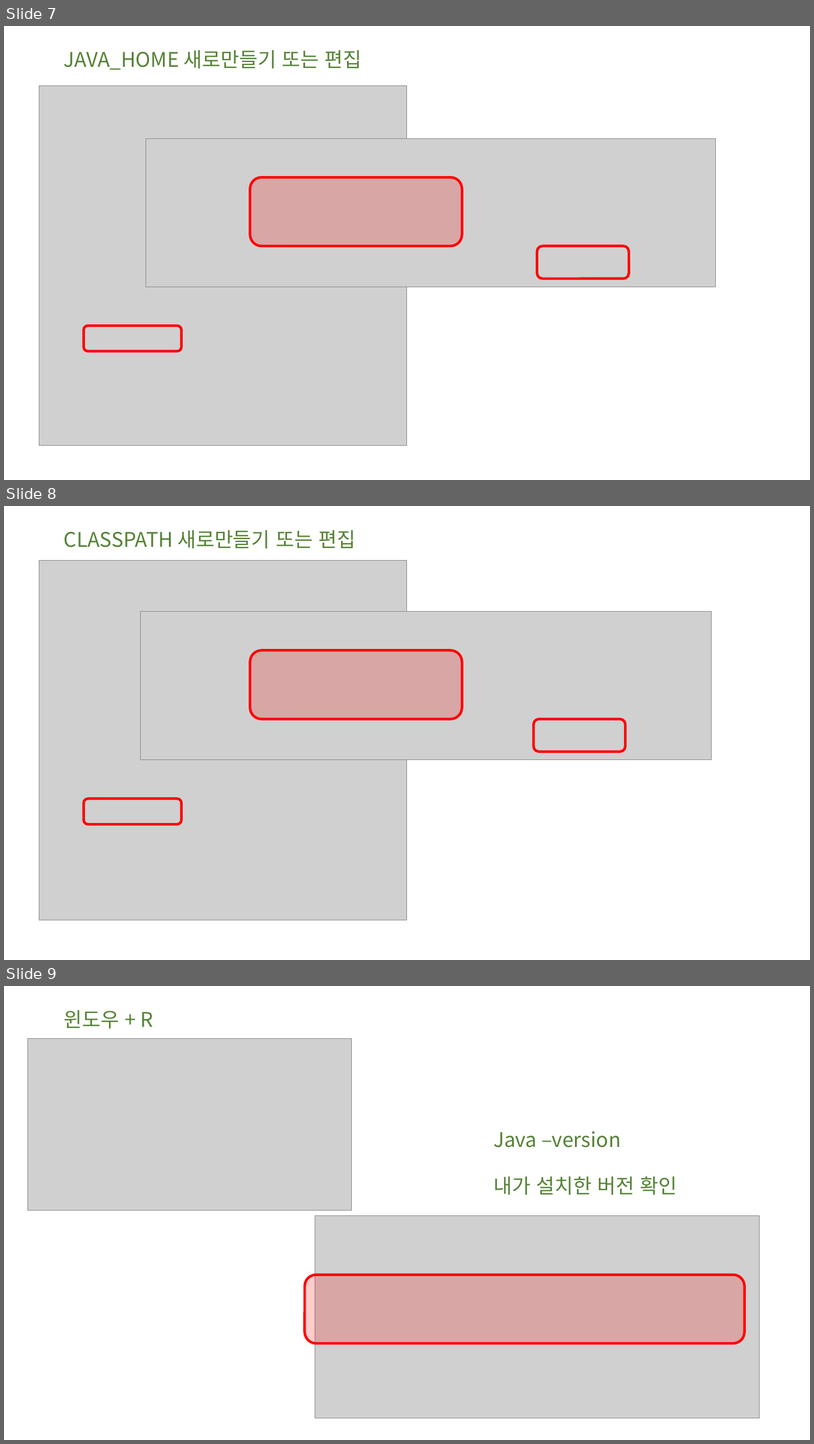
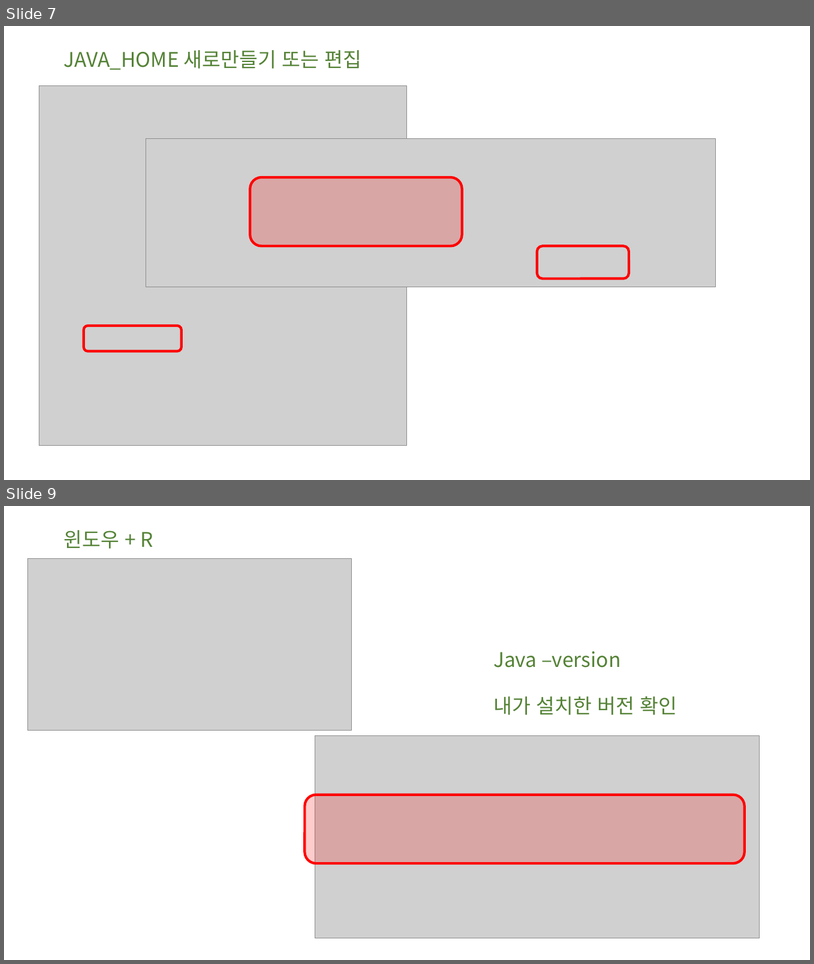
Before and after one commit to skc4365/lectureJspServlet, a slide deck: 이클립스_웹개발 설치순서.pptx. Shown one above the other, each under a label of ours: slides 7, 8 and 9 before the commit, slides 7 and 9 after it; the slides between them are not shown. The pictures are 814x1444 and 814x964 pixels, drawn with LibreOffice and Linux fonts; fonts in the diff are those of the drawing; grey boxes stand for pictures. Boxes give left, top, right and bottom in pixels: in the first picture for what was removed or moved away, otherwise in the second. Text is boxed around its words. In the diff, an @@ line names an element or a change of style, - is before the commit and + after.

```diff
--- a/이클립스_웹개발 설치순서.pptx
+++ b/이클립스_웹개발 설치순서.pptx
@@ slide 8 removed at [4, 506, 810, 960], background #FFFFFF @@
@@ title removed at [64, 530, 356, 549] @@
-CLASSPATH 새로만들기 또는 편집
@@ picture removed at [39, 560, 408, 919] @@
@@ picture removed at [141, 611, 712, 759] @@
@@ rounded rectangle removed at [250, 650, 462, 719] @@
@@ rounded rectangle removed at [534, 719, 626, 751] @@
@@ rounded rectangle removed at [84, 798, 182, 823] @@
```
Also in this commit, not shown: 1 slide added, 1 other file.
